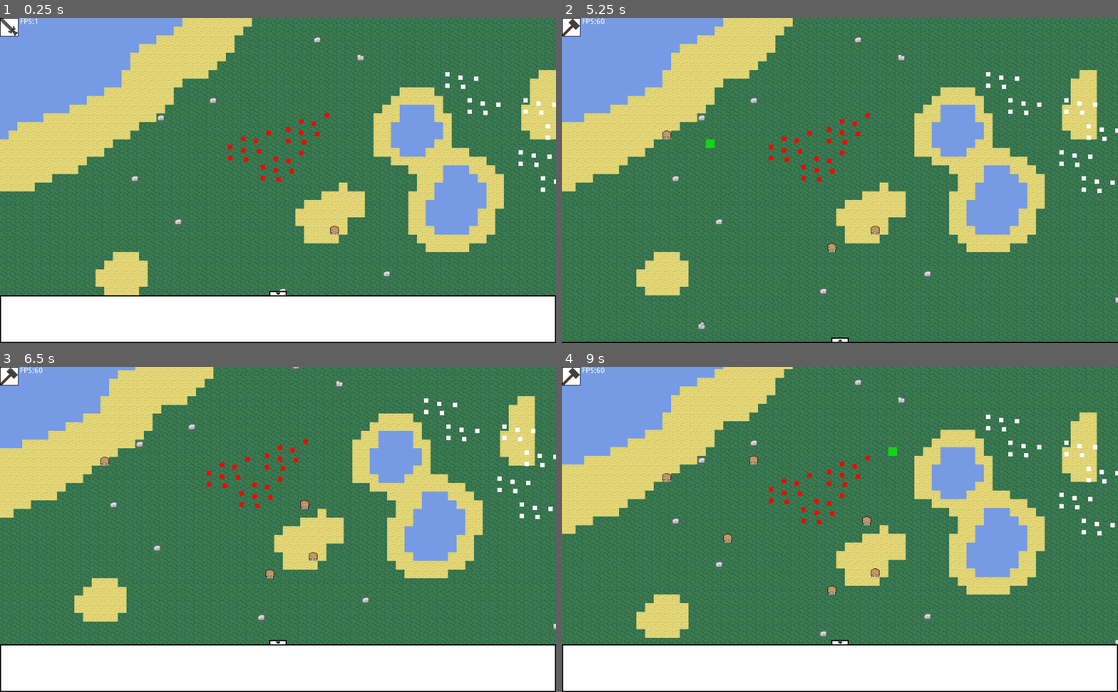
Above: before the commit, frames 1-4 (two rows, left to right).
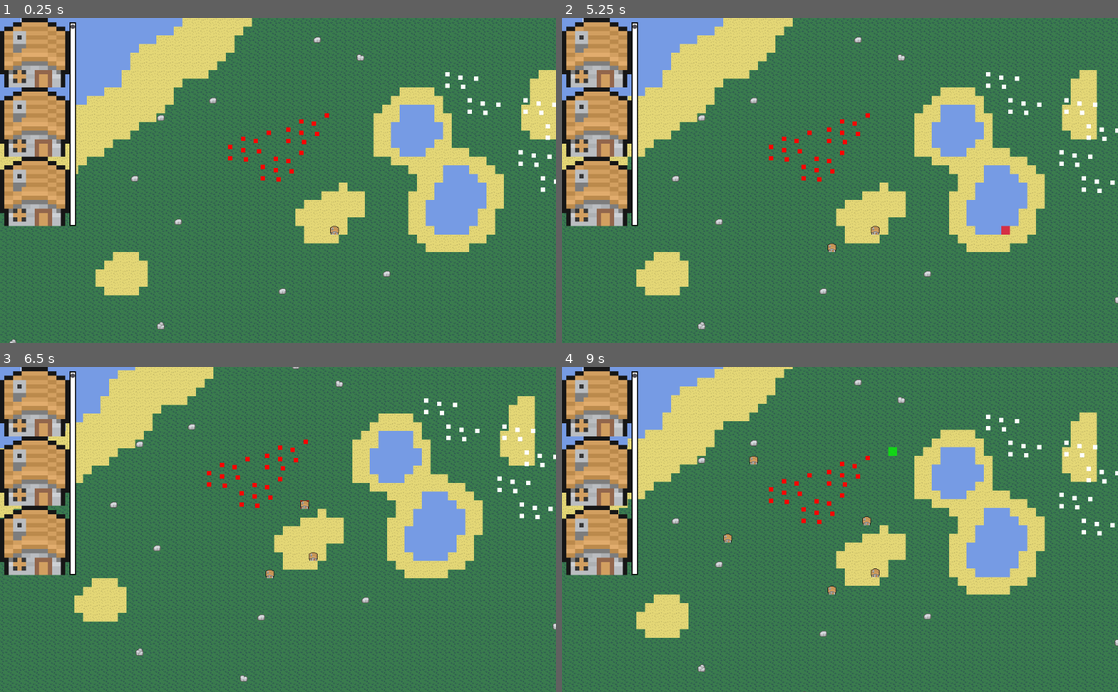
Above: after the commit, the same moments.

Repository: Yagoi23/2D-RTS
Game: Godot game, scene res://Level/Level.tscn
Two runs of this game, one before a commit and one after it. Both use one fixed random seed, a clock stepped at 60 frames per second and the inputs below.
Inputs (mouse positions are in pixels of both pictures, inside the frame that each line leads up to):
- Up to frame 1 (0.25 s): no input
- Up to frame 2 (5.25 s): click (840, 294) at 0.52 s; tap Enter at 1.25 s; move the mouse to (962, 164) at 1.27 s; hold D (player_move_right) 1.28-2 s; tap Q (attack_move) at 1.35 s; click (962, 164) at 1.42 s; drag from (728, 196) to (801, 154) at 2.02 s; move the mouse to (895, 109) at 2.77 s; hold D (player_move_right) 2.78-3.5 s; hold 2 (enter_build_mode) 2.78-3.5 s; drag from (812, 245) to (762, 151) at 3.52 s; tap Space at 4.25 s; move the mouse to (1006, 229) at 4.27 s; hold A (player_move_left) 4.28-5 s; tap E (hold) at 4.35 s; drag from (673, 131) to (784, 161) at 5.02 s
- Up to frame 3 (6.5 s): tap Enter at 5.75 s; move the mouse to (305, 529) at 5.77 s; hold S (player_move_down) from 5.78 s (still down); tap Q (attack_move) at 5.85 s; click (305, 529) at 5.92 s
- Up to frame 4 (9 s): release S (player_move_down) at 6.5 s; drag from (756, 448) to (1090, 484) at 6.52 s; tap Space at 7.25 s; move the mouse to (962, 513) at 7.27 s; hold W (player_move_up) 7.28-8 s; hold 2 (enter_build_mode) 7.28-8 s; drag from (728, 545) to (1090, 506) at 8.02 s; tap Enter at 8.75 s; move the mouse to (895, 458) at 8.77 s; hold S (player_move_down) from 8.78 s (still down); tap E (hold) at 8.85 s

The runs differ from the first frame. In frame 1, 23% of the frame differs, in the area x 0-100%, y 0-100%; in frame 2, 8.8%; in frame 3, 23%; in frame 4, 23%.

Commit message:
made scroll bar fianly

Diff:
--- /dev/null
+++ b/Player/BuildingSelectionMenu.gd
@@ -0,0 +1,16 @@
+extends Node2D
+
+
+# Declare member variables here. Examples:
+# var a = 2
+# var b = "text"
+
+
+# Called when the node enters the scene tree for the first time.
+func _ready():
+	pass # Replace with function body.
+
+
+# Called every frame. 'delta' is the elapsed time since the previous frame.
+#func _process(delta):
+#	pass
--- a/Player/Player.tscn
+++ b/Player/Player.tscn
@@ -8,6 +8,18 @@
 [ext_resource path="res://Player/ArrowIcon.png" type="Texture" id=6]
 [ext_resource path="res://Player/UI.gd" type="Script" id=7]
 [ext_resource path="res://icon.png" type="Texture" id=8]
+[ext_resource path="res://Buildings/Buildings/House1.png" type="Texture" id=9]
+
+[sub_resource type="StyleBoxFlat" id=4]
+bg_color = Color( 0, 0, 0, 1 )
+
+[sub_resource type="StyleBoxFlat" id=1]
+bg_color = Color( 1, 1, 1, 1 )
+border_width_left = 2
+border_width_top = 2
+border_width_right = 2
+border_width_bottom = 2
+border_color = Color( 0, 0, 0, 1 )
 
 [node name="Player" type="Node2D"]
 script = ExtResource( 1 )
@@ -31,6 +43,7 @@
 script = ExtResource( 5 )
 
 [node name="PlayerStateIcon" type="Control" parent="UI"]
+visible = false
 margin_right = 40.0
 margin_bottom = 40.0
 
@@ -60,6 +73,7 @@
 texture = ExtResource( 4 )
 
 [node name="BottomMenu" type="Node2D" parent="UI"]
+visible = false
 
 [node name="ArrowButton" type="Control" parent="UI/BottomMenu"]
 margin_right = 40.0
@@ -121,6 +135,56 @@
 margin_right = 1022.0
 margin_bottom = 86.0
 
+[node name="BuildingSelectionMenu" type="Node2D" parent="UI"]
+
+[node name="Control" type="Control" parent="UI/BuildingSelectionMenu"]
+margin_right = 40.0
+margin_bottom = 40.0
+rect_scale = Vector2( 8, 8 )
+
+[node name="ScrollContainer" type="ScrollContainer" parent="UI/BuildingSelectionMenu/Control"]
+margin_right = 24.0
+margin_bottom = 48.0
+scroll_horizontal_enabled = false
+
+[node name="VBoxContainer" type="VBoxContainer" parent="UI/BuildingSelectionMenu/Control/ScrollContainer"]
+margin_right = 24.0
+margin_bottom = 48.0
+size_flags_horizontal = 3
+size_flags_vertical = 3
+
+[node name="Sprite" type="Sprite" parent="UI/BuildingSelectionMenu/Control/ScrollContainer/VBoxContainer"]
+position = Vector2( 8, 8 )
+texture = ExtResource( 9 )
+vframes = 4
+frame = 3
+
+[node name="Sprite2" type="Sprite" parent="UI/BuildingSelectionMenu/Control/ScrollContainer/VBoxContainer"]
+position = Vector2( 8, 24 )
+texture = ExtResource( 9 )
+vframes = 4
+frame = 3
+
+[node name="Sprite3" type="Sprite" parent="UI/BuildingSelectionMenu/Control/ScrollContainer/VBoxContainer"]
+position = Vector2( 8, 40 )
+texture = ExtResource( 9 )
+vframes = 4
+frame = 3
+
+[node name="Sprite4" type="Sprite" parent="UI/BuildingSelectionMenu/Control/ScrollContainer/VBoxContainer"]
+position = Vector2( 8, 56 )
+texture = ExtResource( 9 )
+vframes = 4
+frame = 3
+
+[node name="VScrollBar" type="VScrollBar" parent="UI/BuildingSelectionMenu"]
+margin_left = 128.0
+margin_top = 8.0
+margin_right = 140.0
+margin_bottom = 384.0
+custom_styles/scroll_focus = SubResource( 4 )
+custom_styles/scroll = SubResource( 1 )
+
 [node name="Building" type="Node2D" parent="."]
 
 [node name="BuildingPredraw" type="Node2D" parent="Building"]
Not shown: 1 places in Player/Player.tscn that only renumber resources
